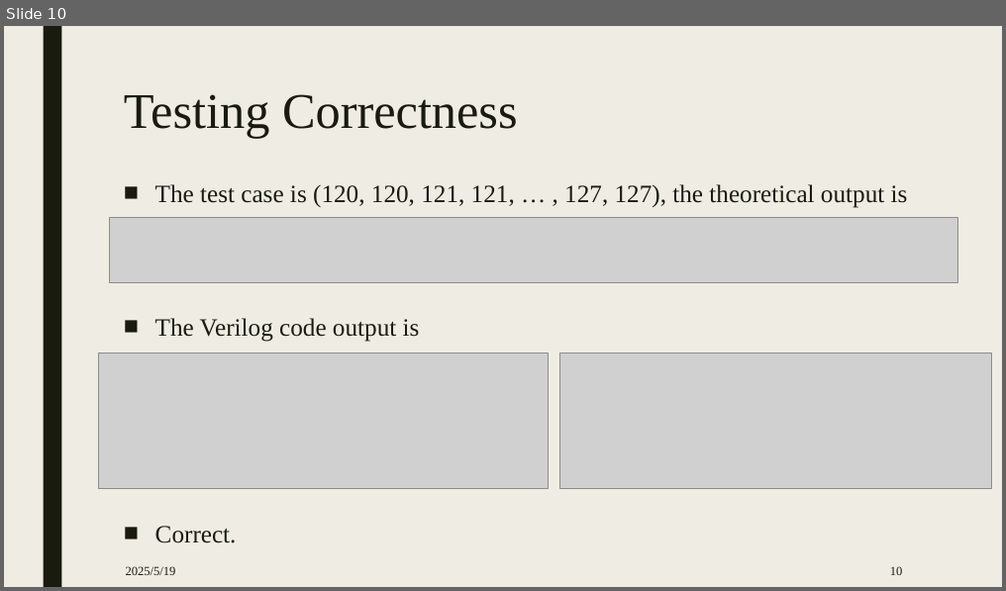
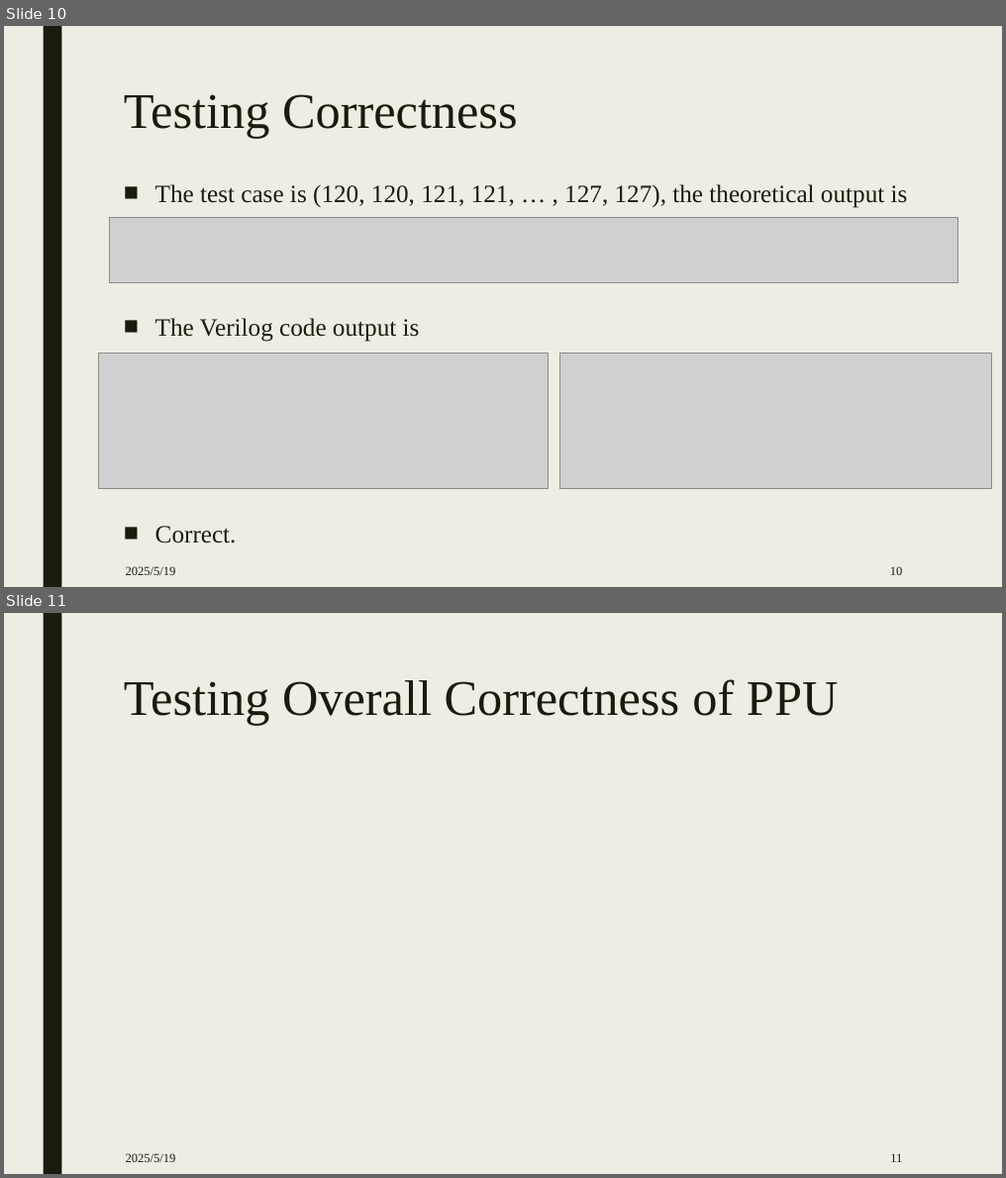
Before and after one commit to ethanhoumic/Matrix_Accelerator, a slide deck: ppt/0520.pptx. Shown one above the other, each under a label of ours: slide 10 before the commit, slides 10 and 11 after it. The pictures are 1006x591 and 1006x1178 pixels, drawn with LibreOffice and Linux fonts; fonts in the diff are those of the drawing; grey boxes stand for pictures. Boxes give left, top, right and bottom in pixels: in the first picture for what was removed or moved away, otherwise in the second. Text is boxed around its words. In the diff, an @@ line names an element or a change of style, - is before the commit and + after.

```diff
--- a/ppt/0520.pptx
+++ b/ppt/0520.pptx
@@ slide 11 added at bbox=[4, 613, 1002, 1174], background #EFEDE3; not listed: 1 template element that a slide beside it also shows @@
@@ title added at bbox=[124, 679, 838, 726], 48 pt, text #191B0E @@
+Testing Overall Correctness of PPU
@@ text added at bbox=[126, 1154, 176, 1162], 12 pt, text #191B0E @@
+2025/5/19
@@ page number added at bbox=[890, 1155, 902, 1162], 12 pt, text #191B0E @@
+11
```
Also in this commit, not shown: 4 slides changed, 2 other slides added, 1 other file.
